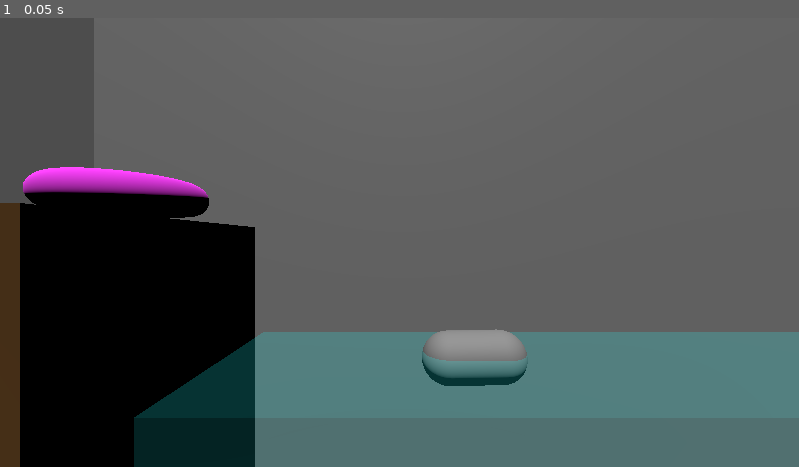
Above: before the commit, frame 1.
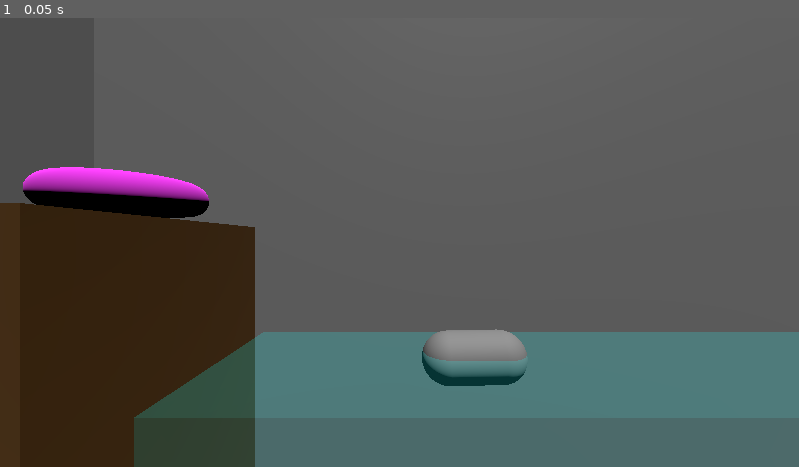
Above: after the commit, the same moment.

Repository: manusfishy/too-fishy
Game: Godot game, scene res://main_scene.tscn
Two runs of this game, one before a commit and one after it. Both use one fixed random seed, a clock stepped at 60 frames per second and the inputs below.
Inputs:
- Up to frame 1 (0.05 s): no input

The runs differ from the first frame. In frame 1, 17% of the frame differs, in the area x 2-66%, y 37-100%.

Commit message:
setup a very simple scene

Diff:
--- a/main_scene.tscn
+++ b/main_scene.tscn
@@ -35,7 +35,7 @@
 transform = Transform3D(-0.999916, 0, -0.0129674, 0, 1, 0, 0.0129674, 0, -0.999916, -4.07385, 1.90701, -7.092)
 
 [node name="DirectionalLight3D" type="DirectionalLight3D" parent="."]
-transform = Transform3D(1, 0, 0, 0, -0.397036, 0.917803, 0, -0.917803, -0.397036, 0.377669, 5.22115, -2.09301)
+transform = Transform3D(0.877557, -0.440062, -0.190368, 0, -0.397036, 0.917803, -0.479473, -0.805424, -0.348421, -6.46882, 5.22313, -2.09301)
 
 [node name="Background" type="MeshInstance3D" parent="."]
 transform = Transform3D(37.6405, 0, 0, 0, -136.684, -8.74229e-08, 0, 1.19493e-05, -1, -15.2935, -3.53758, 0)
